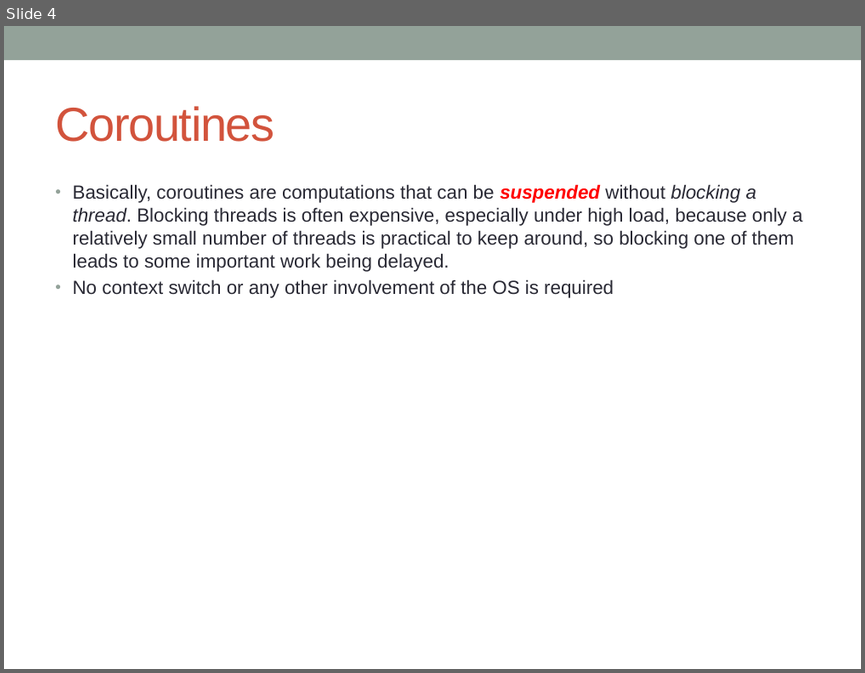
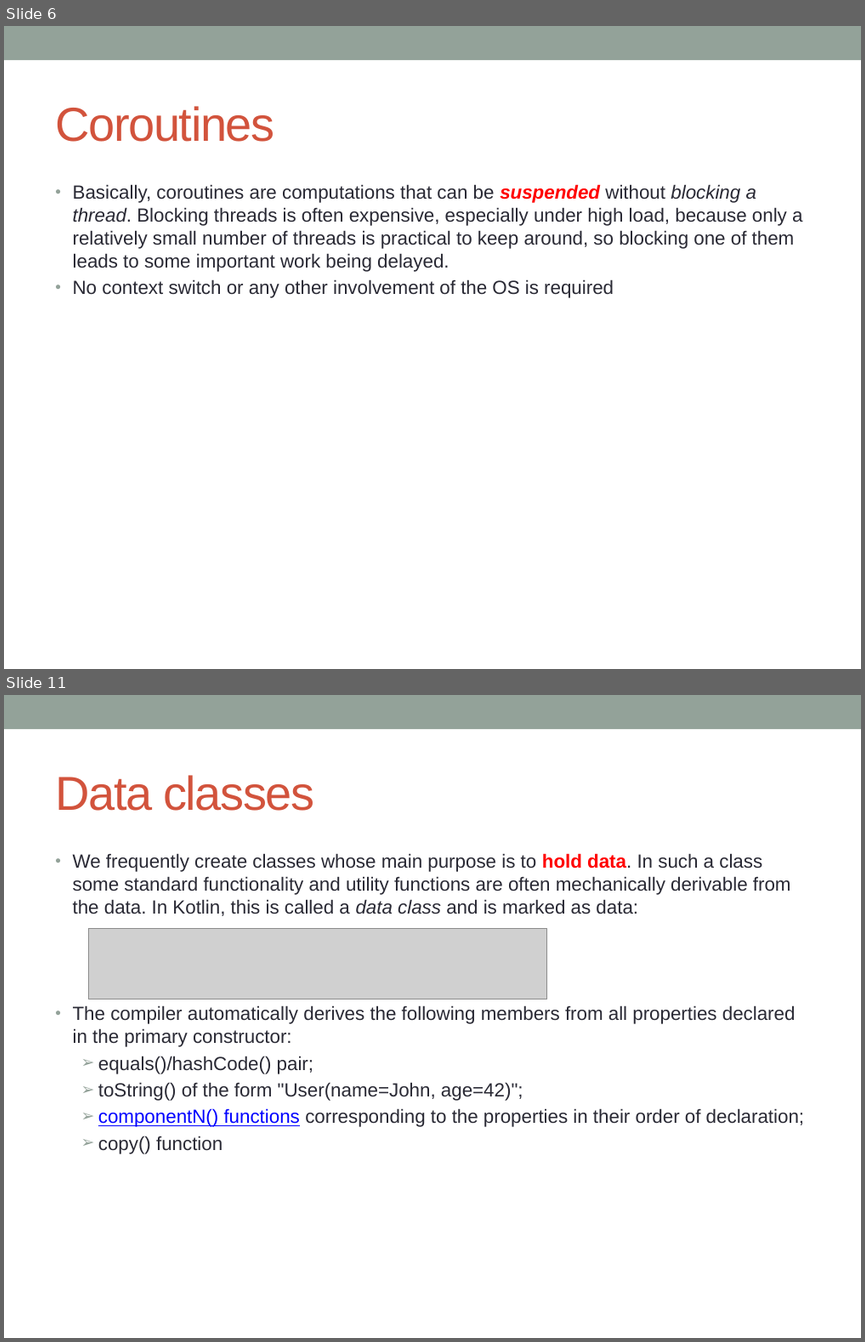
Before and after one commit to notionquest/ProjectDocumentation, a slide deck: Kotlin.pptx. Shown one above the other, each under a label of ours: slide 4 before the commit, slides 6 and 11 after it; the slides between them are not shown. The pictures are 865x673 and 865x1342 pixels, drawn with LibreOffice and Linux fonts; fonts in the diff are those of the drawing; grey boxes stand for pictures. Boxes give left, top, right and bottom in pixels: in the first picture for what was removed or moved away, otherwise in the second. Text is boxed around its words. In the diff, an @@ line names an element or a change of style, - is before the commit and + after.

Commit message:
Kotlin lang features

```diff
--- a/Kotlin.pptx
+++ b/Kotlin.pptx
@@ slide 11 added at <box>4,695,861,1338</box>, background #FFFFFF; not listed: 1 template element that a slide beside it also shows @@
@@ title added at <box>55,775,314,811</box>, 40 pt, text #D2533C @@
+Data classes
@@ text added at <box>73,853,804,1154</box>, 16 pt, text #292934 @@
+• We frequently create classes whose main purpose is to hold data. In such a class some standard functionality and utility functions are often mechanically derivable from the data. In Kotlin, this is called a data class and is marked as data:
+• The compiler automatically derives the following members from all properties declared in the primary constructor:
+  ➢ equals()/hashCode() pair;
+  ➢ toString() of the form "User(name=John, age=42)";
+  ➢ componentN() functions corresponding to the properties in their order of declaration;
+  ➢ copy() function
@@ picture added at <box>88,929,546,999</box> @@
@@ what was slide 4 is now slide 6 @@
```
Also in this commit, not shown: 1 slide changed, 15 other slides added.
